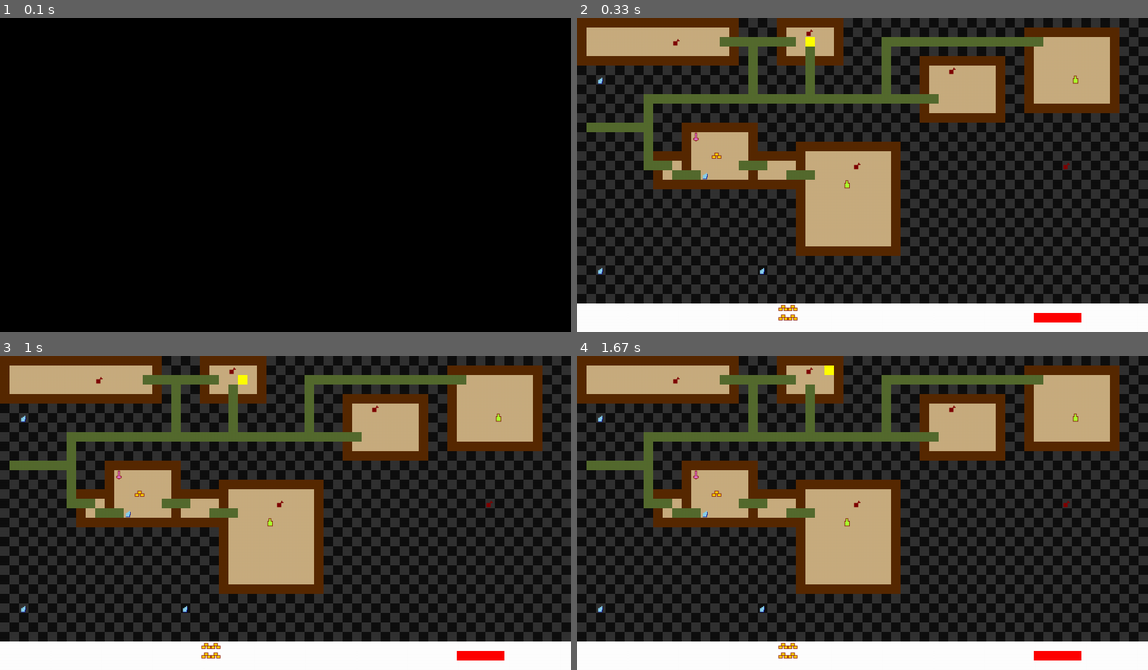
Above: before the commit, frames 1-4 (two rows, left to right).
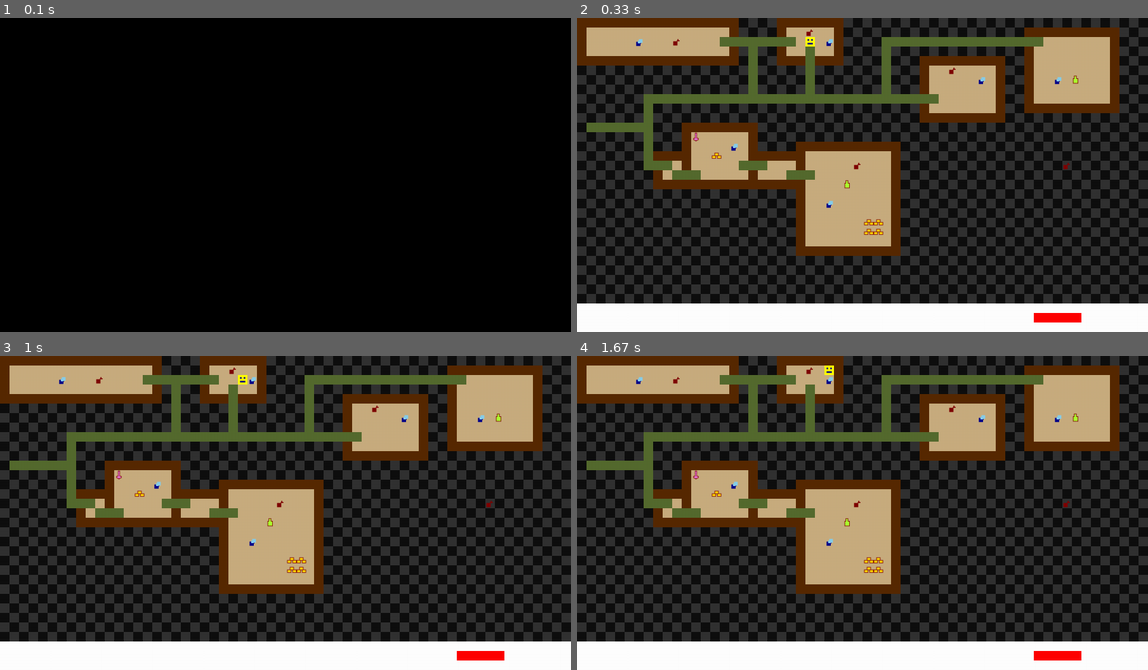
Above: after the commit, the same moments.

Repository: alice-ch/AP_Hackathon
Game: pygame game, started from main.py
Two runs of this game, one before a commit and one after it. Both use one fixed random seed, a clock stepped at 60 frames per second and the inputs below.
Inputs:
- Up to frame 1 (0.1 s): no input
- Up to frame 2 (0.33 s): no input
- Up to frame 3 (1 s): hold Right 0.33-0.8 s; hold Up from 0.83 s (still down)
- Up to frame 4 (1.67 s): release Up at 1.27 s; hold Right from 1.3 s (still down)

Frame 1 is identical in both runs. In frame 2, 0.4% of the frame differs, in the area x 3-85%, y 6-97%; in frame 3, 0.4%; in frame 4, 0.4%.

Commit message:
last push

Diff:
--- a/main.py
+++ b/main.py
@@ -107,9 +107,9 @@
         self.display_rooms()
         self.display_corridors()
         self.display_doors()
-        self.piece.display(self.screen)
         self.display_object()
         self.display_life()
+        self.piece.display(self.screen)
 
     def display_object(self):
             #potion vert
@@ -147,12 +147,12 @@
             a,b=self.piece.WATER[i]
             x = a * TILES_SIZE
             y = b * TILES_SIZE
-            rect1 = pygame.Rect(y + 4, x + 9, 7, 7)
-            rect2 = pygame.Rect(y + 7, x + 7, 5, 5)
-            rect3 = pygame.Rect(y + 10, x + 5, 2, 2)
-            rect01 = pygame.Rect(y + 4, x + 9, 8, 8)
-            rect02 = pygame.Rect(y + 7, x + 7, 6, 6)
-            rect03 = pygame.Rect(y + 9, x + 8, 3, 3)
+            rect1 = pygame.Rect(x + 9,y + 4, 7, 7)
+            rect2 = pygame.Rect(x + 7, y + 7, 5, 5)
+            rect3 = pygame.Rect(x + 10, y + 5, 2, 2)
+            rect01 = pygame.Rect(x + 4, y + 9, 8, 8)
+            rect02 = pygame.Rect(x + 7, y + 7, 6, 6)
+            rect03 = pygame.Rect(x + 9, y + 8, 3, 3)
             pygame.draw.rect(self.screen,(0, 0, 139),rect01)
             pygame.draw.rect(self.screen,(0, 0, 139),rect02)
             pygame.draw.rect(self.screen,(0, 0, 139),rect03)
@@ -179,12 +179,12 @@
             a,b=self.piece.MONEY[i]
             x = a * TILES_SIZE
             y = b * TILES_SIZE
-            rect1 = pygame.Rect(y + 4, x + 9, 6, 4)
-            rect2 = pygame.Rect(y + 9, x + 4, 6, 4)
-            rect3 = pygame.Rect(y + 14, x + 9, 6, 4)
-            rect01 = pygame.Rect(y + 3, x + 8, 8, 6)
-            rect02 = pygame.Rect(y + 8, x + 3, 8, 6)
-            rect03 = pygame.Rect(y + 13, x + 8, 8, 6)
+            rect1 = pygame.Rect(x + 4, y + 9, 6, 4)
+            rect2 = pygame.Rect(x + 9, y + 4, 6, 4)
+            rect3 = pygame.Rect(x + 14, y + 9, 6, 4)
+            rect01 = pygame.Rect(x + 3, y + 8, 8, 6)
+            rect02 = pygame.Rect(x + 8, y + 3, 8, 6)
+            rect03 = pygame.Rect(x + 13, y + 8, 8, 6)
             pygame.draw.rect(self.screen,FOOD_COLOUR,rect01)
             pygame.draw.rect(self.screen,FOOD_COLOUR,rect02)
             pygame.draw.rect(self.screen,FOOD_COLOUR,rect03)
@@ -230,8 +230,14 @@
     def display(self, screen):
         x = self.position[0] * TILES_SIZE
         y = self.position[1] * TILES_SIZE
-        rect = pygame.Rect(y, x, TILES_SIZE, TILES_SIZE)
-        pygame.draw.rect(screen,self.colour,rect)
+        rect1 = pygame.Rect(y, x, TILES_SIZE,TILES_SIZE)
+        rect2 = pygame.Rect(y+4, x+4,3,3)
+        rect3 = pygame.Rect(y+11, x+4,3,3)
+        rect4= pygame.Rect(y+4, x+11,10,3)
+        pygame.draw.rect(screen,self.colour,rect1)
+        pygame.draw.rect(screen,(0,0,139),rect2)
+        pygame.draw.rect(screen,(0,0,139),rect3)
+        pygame.draw.rect(screen,(0,0,139),rect4)
 
     def new_position(self, screen):
         former_position = np.copy(self.position)
@@ -256,45 +262,56 @@
 
         elif self.forbidden_cases[y,x]== 1 : # c'est une potion
             self.vie+=1
-            for i in range (len(self.POTION)) :
+            i = 0
+            while i < len(self.POTION):
                 a,b = self.POTION[i]
-                if a==x & b==y :
+                if (a,b) == (y,x) :
                     del self.POTION[i]
+                i += 1
             self.forbidden_cases[y,x]=0
 
         elif self.forbidden_cases[y,x]== 2 : # c'est une arme
             self.vie += 1
-            self.forbidden_cases[y,x]=0               # à changer
-            for i in range (len(self.WEAPON)) :
-                a,b = self.POTION[i]
+            i = 0
+            while i < len(self.WEAPON):
+                a,b = self.WEAPON[i]
                 if a==x & b==y :
-                    self.WEAPON=self.WEAPON[:,i] + self.WEAPON[i+1,:]
+                    del self.WEAPON[i]
+                i += 1
+            self.forbidden_cases[y,x]=0
 
         elif self.forbidden_cases[y,x]== 3 : # c'est de l'eau
             self.eau+=2
-            self.forbidden_cases[y,x]=0
-            for i in range (len(self.WATER)) :
+            i = 0
+            while i < len(self.WATER):
                 a,b = self.WATER[i]
-                if a==x & b==y :
-                    self.WATER=self.WATER[:,i] +self.WATER[i+1,:]
+                if (a,b) == (y,x) :
+                    del self.WATER[i]
+
+                i += 1
             self.forbidden_cases[y,x]=0
 
         elif self.forbidden_cases[y,x]== 4 : # c'est à manger
             self.faim += 5
             self.forbidden_cases[y,x]=0
-            for i in range (len(self.FOOD)) :
+            i = 0
+            while i < len(self.FOOD):
                 a,b = self.FOOD[i]
-                if a==x & b==y :
-                    self.FOOD=self.FOOD[:,i] +self.FOOD[i+1,:]
+                if (a,b)==(y,x):
+                    del self.FOOD[i]
+                    print(1)
+                i += 1
             self.forbidden_cases[y,x]=0
 
         elif self.forbidden_cases[y,x]== 5 : # c'est un trésor
             self.money += 1
             self.forbidden_cases[y,x]=0
-            for i in range (len(self.MONEY)) :
+            i = 0
+            while i < len(self.MONEY):
                 a,b = self.MONEY[i]
-                if a==x & b==y :
-                    self.MONEY=self.MONEY[:,i] +self.MONEY[i+1,:]
+                if (a,b) == (y,x) :
+                    del self.MONEY[i]
+                i += 1
             self.forbidden_cases[y,x]=0
 
 def main():
